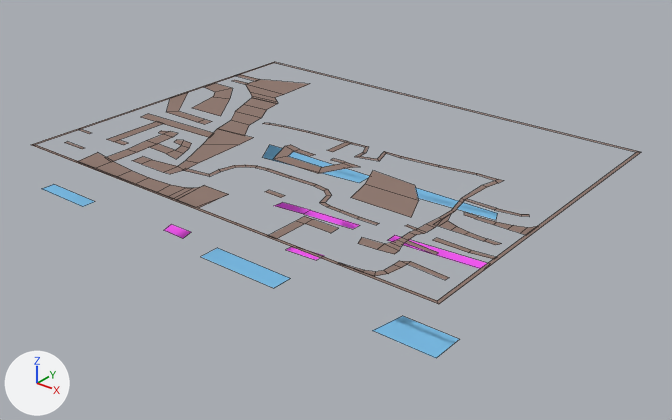
One commit to the Blender file maps/01.blend: the scene before it, then after it.
One viewpoint serves both versions: a camera (50 mm lens) standing at (11.12, -13.81, 7.18) and looking at (0.14, -0.09, -1.32). Every picture has the same lights, and +X, +Y and +Z are marked at lower left. Mesh edges are drawn as thin lines.

The first picture shows 'ground', 'no-oxygen', 'water'.
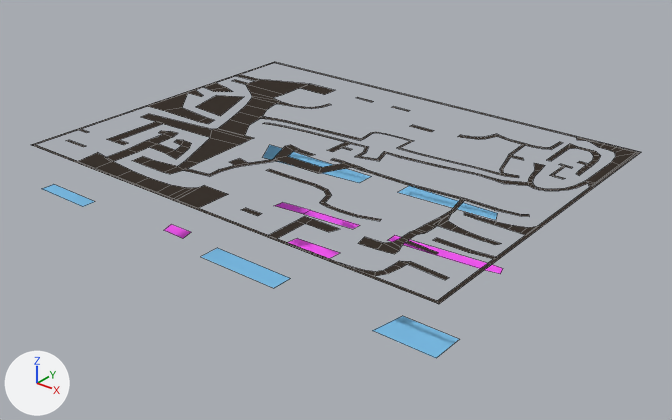
Boxes [x1, y1, x2, y2] around the edits, measured in the pictures (672 x 420 px; the box of a moved part takes in the faces that stretch with it):
'ground', recoloured, reshaped (brown to black)
    both: [32, 62, 641, 304]
'no-oxygen', reshaped (7% taller)
    before: [164, 202, 487, 269]
    after: [164, 202, 503, 274]
part 1 of me_ground, moved or reshaped
    before: [64, 142, 84, 149]
    after: [66, 140, 86, 147]
part 2 of me_ground, moved or reshaped
    before: [266, 190, 285, 198]
    after: [242, 208, 261, 216]
part 3 of me_ground, built on
    before: [142, 80, 504, 254]
    after: [142, 80, 638, 254]
part 4 of me_ground, deleted (brown)
    before: [178, 185, 228, 208]
part 5 of me_no_oxygen, moved or reshaped
    before: [286, 247, 324, 260]
    after: [288, 238, 339, 258]
part 6 of me_no_oxygen, built on
    before: [388, 235, 487, 269]
    after: [388, 235, 503, 274]

Diff of the bpy script that builds the scene:
```diff
--- a/maps/01.blend.py
+++ b/maps/01.blend.py
@@ mat_ground @@
 mat_ground = diffuse_material('ground')
-mat_ground.base_color = (0.288, 0.202, 0.173)  # brown #927c73
+mat_ground.base_color = (0.0445, 0.0352, 0.0288)  # black #3c352f
@@ me_ground @@
 # used by ob_ground; location = (0.0, 0.0, 0.0)
-me_ground.from_pydata(...)  # 319 vertices, 135 faces; spans x -5.0..5.0, y -3.75..3.75, z 0.0
+me_ground.from_pydata(...)  # 503 vertices, 218 faces; spans x -5.0..5.0, y -3.75..3.75, z 0.0
+# me_ground part 1: the loose piece of 4 vertices spanning x -4.57..-3.97, y -3.23..-3.16, z 0.0 is moved by (-0.06, 0.08, 0.0)
+# me_ground part 2: the loose piece of 4 vertices spanning x 0.35..0.75, y -2.45..-2.33, z 0.0 is moved by (0.19, -0.82, 0.0)
+# me_ground part 3: 26 vertices moved from x -4.97..3.5, y -2.97..2.01, z 0.0 to x -4.95..3.59, y -2.97..2.02, z 0.0; 26 vertices removed from x -4.55..3.53, y -1.98..1.41, z 0.0; 212 vertices added at x -4.95..4.96, y -1.85..3.71, z 0.0
+# me_ground part 4: 2 vertices removed from x -0.18, y -3.69, z 0.0
 me_ground.materials.append(mat_ground)
@@ me_no_oxygen @@
 me_no_oxygen.from_pydata(...)  # 18 vertices, 5 faces; spans x -3.1..3.28, y -2.11..1.0, z 0.0
 # used by ob_no_oxygen; location = (0.0, 0.0, -2.0)
 # verts and faces of me_no_oxygen; kept vertices keep their numbers, new ones are numbered from 18
 # before: 4 (-0.35, -0.9, 0.0), 5 (-0.37, -1.13, 0.0) at pixel (285, 249), 6 (0.41, -1.08, 0.0) at pixel (316, 260), 7 (0.42, -0.82, 0.0) at pixel (324, 255)
 # before: 14 (3.26, 1.0, 0.0), 15 (3.28, 0.71, 0.0) at pixel (483, 269), 16 (1.04, 0.54, 0.0) at pixel (387, 240), 17 (1.02, 0.83, 0.0) at pixel (394, 235)
+# me_no_oxygen part 5
+verts[4] = (-0.51, -0.58, 0.0)  # moved, pixel (297, 238)
+verts[5] = (-0.55, -0.91, 0.0)  # moved, pixel (285, 243)
+verts[6] = (0.58, -0.9, 0.0)  # moved, pixel (327, 259)
+verts[7] = (0.61, -0.52, 0.0)  # moved, pixel (340, 252)
+# me_no_oxygen part 6
+delete_faces([(14, 17, 16, 15)])
+verts[18] = (3.63, 0.78, 0.0)  # pixel (500, 273)
+verts[19] = (3.55, 1.0, 0.0)  # pixel (503, 268)
+faces += [(14, 15, 16, 17), (14, 19, 18, 15)]
 me_no_oxygen.materials.append(mat_no_oxygen)
```
